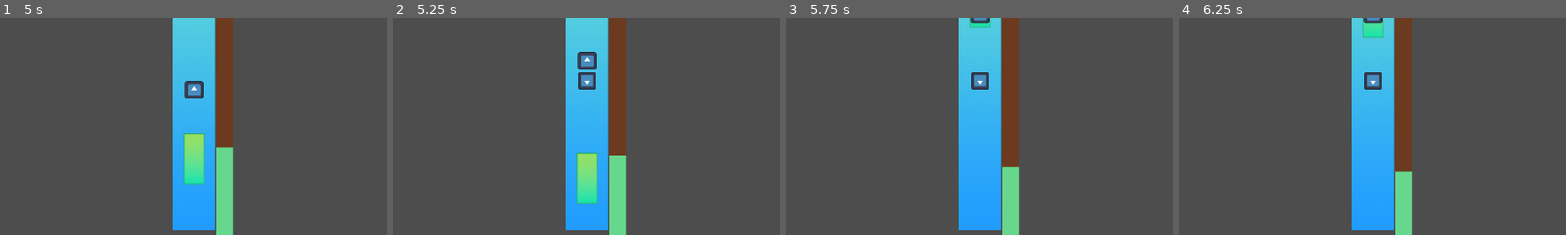
Above: before the commit, frames 1-4 (left to right).
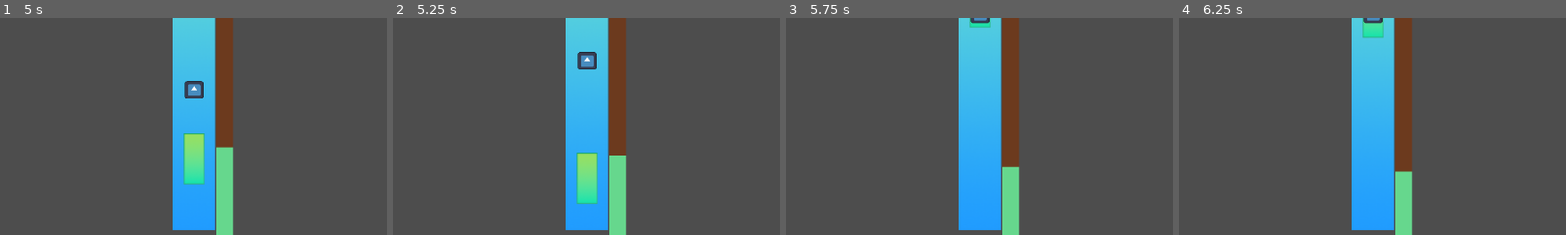
Above: after the commit, the same moments.

Repository: Anjellyrika/fishdew
Game: Godot game, scene res://src/main_level.tscn
The game is run twice, just before and just after one commit, with the same random seed, the same clock (stepped at 60 frames per second) and the same inputs. The engine's default icon, where the game draws it, is replaced by a stand-in: a white triangle on a blue panel in a dark square.
Inputs (mouse positions are % of the whole screen's width and height, from its top left):
- Up to frame 1 (5 s): tap Enter at 0.5, 0.6, 2.1, 3.6 s; move the mouse to (72, 45) at 0.52 s; hold Space (up) 0.53-2.03 s; click (72, 45) at 0.67 s; move the mouse to (30, 55) at 1.27 s; tap F at 1.35, 2.85, 4.35 s; move the mouse to (60, 28) at 2.02 s; move the mouse to (45, 70) at 2.77 s; hold Space (up) 2.78-4.28 s; click (45, 70) at 2.92 s; move the mouse to (80, 65) at 3.52 s; move the mouse to (20, 35) at 4.27 s; tap Space (up) at 4.52 s
- Up to frame 2 (5.25 s): move the mouse to (55, 50) at 5.02 s; hold Space (up) from 5.03 s (still down); tap Enter at 5.1 s; click (55, 50) at 5.17 s
- Up to frame 3 (5.75 s): keep holding Space (up)
- Up to frame 4 (6.25 s): move the mouse to (35, 25) at 5.77 s; release Space (up) at 5.78 s; tap F at 5.85 s; tap Space (up) at 6.02 s
The pictures show only the part of the screen within x 26-76%, y 36-86%; the shares and areas given below are measured in that part.

Frame 1 is identical in both runs. In frame 2, 0.4% of the frame differs, in the area x 47-53%, y 25-34%; in frame 3, 0.4%; in frame 4, 0.4%.

Commit message:
fix: restrict chest spawn area

Diff:
--- a/src/chest_spawner.gd
+++ b/src/chest_spawner.gd
@@ -1,7 +1,9 @@
 extends Node
 
-@onready var top_edge: Vector2 = get_parent().get_node("./FishingRod").get_child(1).get_position()
-@onready var bottom_edge: Vector2 = get_parent().get_node("./FishingRod").get_child(2).get_position()
+@onready var fishingrod_node = get_parent().get_node("./FishingRod")
+@onready var top_edge: Vector2 = fishingrod_node.get_child(1).get_position()
+@onready var bottom_edge: Vector2 = fishingrod_node.get_child(2).get_position()
+@onready var edge_width = fishingrod_node.get_child(1).shape.size.y
 
 var chest_node = preload("res://src/chest.tscn")
 var isChestSpawned = false
@@ -9,15 +11,14 @@
 
 func _process(_delta):
 	if isChestSpawned:
-		print("chest on map")
 		pass
 
 func _on_timer_timeout():
 	# attempt to spawn a chest
 	if not isChestSpawned:
-		rand_num = randi_range(1,1)
+		rand_num = randi_range(1,4)
 		if rand_num == 1:
 			var chest = chest_node.instantiate()
-			chest.position = Vector2(top_edge.x, randi_range(100,500))
+			chest.position = Vector2(top_edge.x, randf_range(top_edge.y + edge_width, bottom_edge.y - edge_width))
 			add_child(chest)
 			isChestSpawned = true
--- a/src/chest_spawner.tscn
+++ b/src/chest_spawner.tscn
@@ -9,7 +9,6 @@
 [node name="Chest" parent="." instance=ExtResource("2_m301v")]
 
 [node name="Timer" type="Timer" parent="."]
-wait_time = 5.0
 autostart = true
 
 [connection signal="timeout" from="Timer" to="." method="_on_timer_timeout"]
